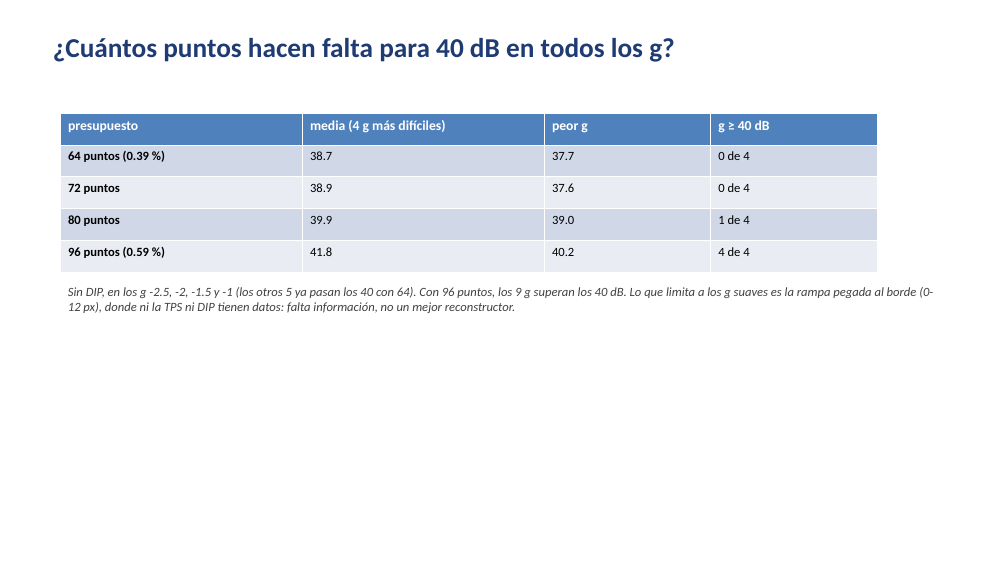
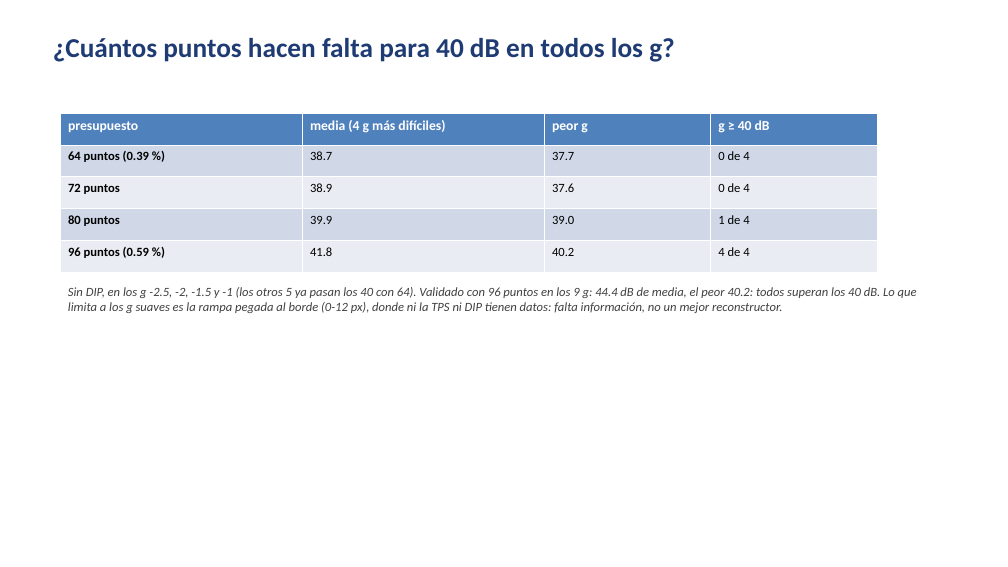
Before and after one commit to santiafonso/Tesis, a slide deck: slide 23 of presentaciones/presentacion4_autoexp/presentacion4_autoexp.pptx. Drawn at 1008x567 pixels with LibreOffice and Linux fonts; fonts in the diff are those of the drawing. Boxes give left, top, right and bottom in pixels: in the first picture for what was removed or moved away, otherwise in the second. Text is boxed around its words. In the diff, an @@ line names an element or a change of style, - is before the commit and + after.

Commit message:
autoexp: validado 96 pts -> 9 g >= 40 dB (44.4 media) sin DIP

```diff
--- a/presentaciones/presentacion4_autoexp/presentacion4_autoexp.pptx
+++ b/presentaciones/presentacion4_autoexp/presentacion4_autoexp.pptx
@@ text at box(68, 287, 917, 313): text changed @@
-Sin DIP, en los g -2.5, -2, -1.5 y -1 (los otros 5 ya pasan los 40 con 64). Con 96 puntos, los 9 g superan los 40 dB. Lo que limita a los g suaves es la rampa pegada al borde (0-12 px), donde ni la TPS ni DIP tienen datos: falta información, no un mejor reconstructor.
+Sin DIP, en los g -2.5, -2, -1.5 y -1 (los otros 5 ya pasan los 40 con 64). Validado con 96 puntos en los 9 g: 44.4 dB de media, el peor 40.2: todos superan los 40 dB. Lo que limita a los g suaves es la rampa pegada al borde (0-12 px), donde ni la TPS ni DIP tienen datos: falta información, no un mejor reconstructor.
```
Also in this commit, not shown: 3 other files.
